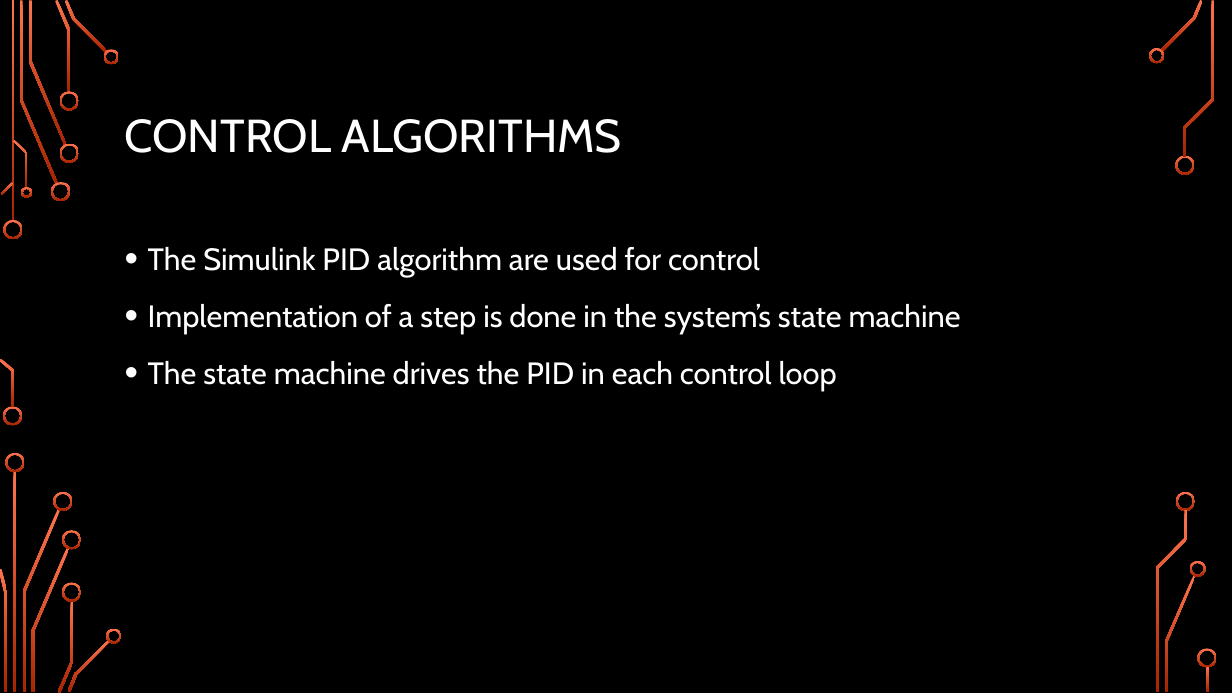
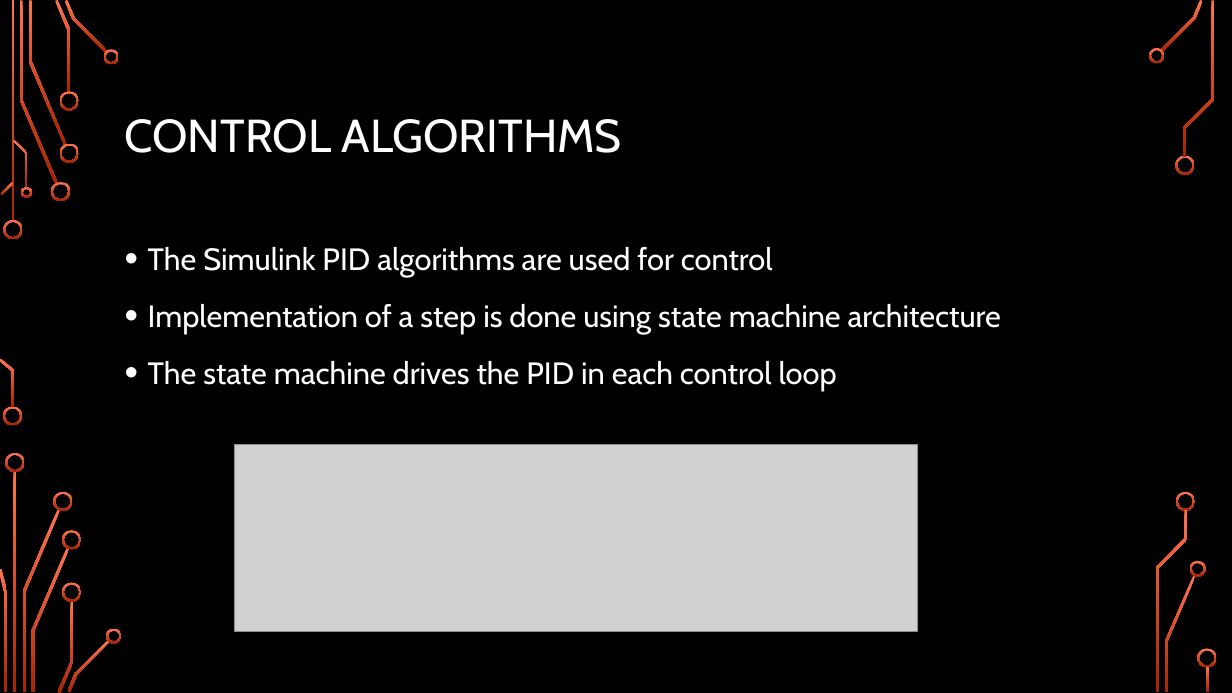
Before and after one commit to Logiant/AgileRoboticControls, a slide deck: slide 28 of Documentation/Presentation/Design Presentation/Design Presentation.pptx. Drawn at 1232x693 pixels with LibreOffice and Linux fonts; fonts in the diff are those of the drawing; grey boxes stand for pictures; background and template pictures are left out. Boxes give left, top, right and bottom in pixels: in the first picture for what was removed or moved away, otherwise in the second. Text is boxed around its words. In the diff, an @@ line names an element or a change of style, - is before the commit and + after.

Commit message:
Updated document and presentation
Minor presentation updates to pneumatics and control
Re-added controls section to design report

```diff
--- a/Documentation/Presentation/Design Presentation/Design Presentation.pptx
+++ b/Documentation/Presentation/Design Presentation/Design Presentation.pptx
@@ text at (148, 247, 1001, 334): text changed @@
-• The Simulink PID algorithm are used for control
-• Implementation of a step is done in the system’s state machine
+• The Simulink PID algorithms are used for control
+• Implementation of a step is done using state machine architecture
@@ picture added at (235, 445, 918, 632) @@
```
Also in this commit, not shown: 8 other slides changed, 1 other file.
